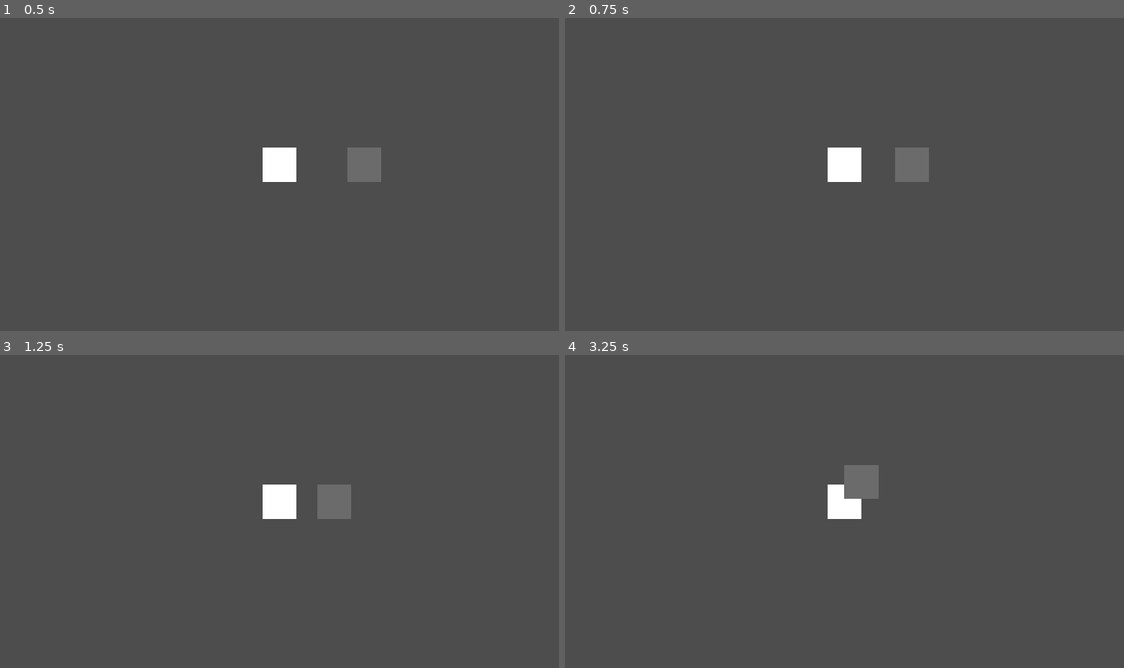
Above: before the commit, frames 1-4 (two rows, left to right).
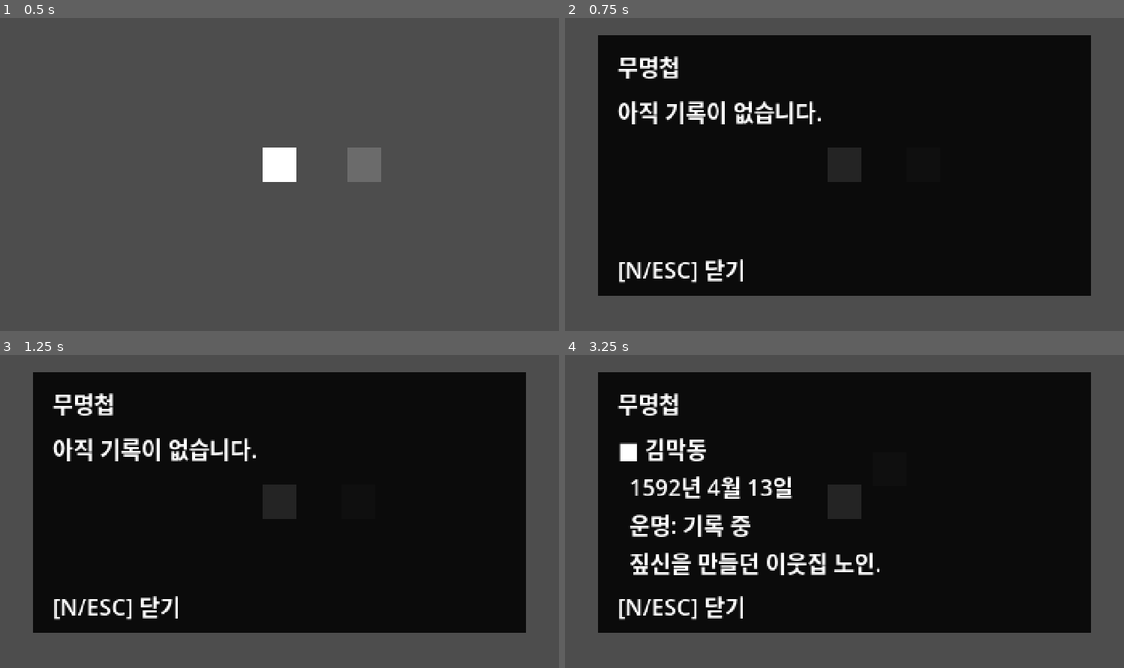
Above: after the commit, the same moments.

Repository: g23252a-svg/mumyeongrok
Game: Godot game, scene res://scenes/stages/test_room.tscn
Same seed, same stepped clock (60 frames per second), same inputs: the game is played once before the commit and once after it.
Inputs:
- Up to frame 1 (0.5 s): no input
- Up to frame 2 (0.75 s): tap Enter at 0.5 s; hold D from 0.53 s (still down); hold E from 0.53 s (still down); tap N at 0.6 s
- Up to frame 3 (1.25 s): keep holding D; keep holding E; tap Space at 0.77 s
- Up to frame 4 (3.25 s): release D at 1.28 s; release E at 1.28 s; hold S 1.28-2.03 s; tap E at 1.35 s; tap Space at 1.52, 3.02 s; tap N at 1.55, 3.05 s; hold D 2.03-2.78 s; hold E 2.03-2.78 s; tap J (attack) at 2.1 s; hold W from 2.78 s (still down); tap K (interact) at 2.85 s

Frame 1 is identical in both runs. In frame 2, 73% of the frame differs, in the area x 5-95%, y 5-89%; in frame 3, 73%; in frame 4, 73%.

Commit message:
v0.1: add notebook UI for recorded entries

Diff:
--- a/scenes/stages/test_room.tscn
+++ b/scenes/stages/test_room.tscn
@@ -1,9 +1,10 @@
-[gd_scene load_steps=9 format=3 uid="uid://b8vkxvsmwesu0"]
+[gd_scene load_steps=10 format=3 uid="uid://b8vkxvsmwesu0"]
 
 [ext_resource type="PackedScene" uid="uid://uqtjlp5ar27a" path="res://scenes/actors/player.tscn" id="1_lko3o"]
 [ext_resource type="Script" path="res://scripts/actors/camera_follow.gd" id="2_obux8"]
 [ext_resource type="PackedScene" uid="uid://bnxhol7ffe6lv" path="res://scenes/actors/npc.tscn" id="3_gphku"]
 [ext_resource type="PackedScene" uid="uid://b85eyeq21yh3c" path="res://scenes/ui/dialogue_box.tscn" id="5_0psg8"]
+[ext_resource type="PackedScene" uid="uid://c02gkkgwltw46" path="res://scenes/ui/notebook_ui.tscn" id="5_l63ce"]
 
 [sub_resource type="RectangleShape2D" id="RectangleShape2D_6egxa"]
 size = Vector2(400, 8)
@@ -47,3 +48,5 @@
 position = Vector2(60, 0)
 
 [node name="DialogueBox" parent="." instance=ExtResource("5_0psg8")]
+
+[node name="NotebookUI" parent="." instance=ExtResource("5_l63ce")]
--- /dev/null
+++ b/scenes/ui/notebook_ui.tscn
@@ -0,0 +1,36 @@
+[gd_scene load_steps=2 format=3 uid="uid://c02gkkgwltw46"]
+
+[ext_resource type="Script" path="res://scripts/ui/notebook_ui.gd" id="1_6lx7c"]
+
+[node name="NotebookUI" type="CanvasLayer"]
+script = ExtResource("1_6lx7c")
+
+[node name="Panel" type="ColorRect" parent="."]
+offset_left = 38.0
+offset_top = 28.0
+offset_right = 388.0
+offset_bottom = 213.0
+color = Color(0, 0, 0, 0.866667)
+
+[node name="TitleLabel" type="Label" parent="Panel"]
+layout_mode = 0
+offset_left = 14.0
+offset_top = 10.0
+offset_right = 334.0
+offset_bottom = 34.0
+text = "무명첩"
+
+[node name="EntryLabel" type="Label" parent="Panel"]
+offset_left = 14.0
+offset_top = 42.0
+offset_right = 334.0
+offset_bottom = 147.0
+text = "아직 기록이 없습니다."
+autowrap_mode = 2
+
+[node name="HintLabel" type="Label" parent="Panel"]
+offset_left = 14.0
+offset_top = 154.0
+offset_right = 334.0
+offset_bottom = 178.0
+text = "[N/ESC] 닫기"
--- /dev/null
+++ b/scripts/ui/notebook_ui.gd
@@ -0,0 +1,89 @@
+extends CanvasLayer
+
+@onready var panel: ColorRect = $Panel
+@onready var title_label: Label = $Panel/TitleLabel
+@onready var entry_label: Label = $Panel/EntryLabel
+@onready var hint_label: Label = $Panel/HintLabel
+
+var is_open: bool = false
+
+
+func _ready() -> void:
+	add_to_group("notebook_ui")
+
+	panel.visible = false
+
+	panel.position = Vector2(38, 28)
+	panel.size = Vector2(350, 185)
+	panel.color = Color(0, 0, 0, 0.86)
+
+	title_label.position = Vector2(14, 10)
+	title_label.size = Vector2(320, 24)
+	title_label.text = "무명첩"
+
+	entry_label.position = Vector2(14, 42)
+	entry_label.size = Vector2(320, 105)
+	entry_label.text = "아직 기록이 없습니다."
+	entry_label.autowrap_mode = TextServer.AUTOWRAP_WORD_SMART
+
+	hint_label.position = Vector2(14, 154)
+	hint_label.size = Vector2(320, 24)
+	hint_label.text = "[N/ESC] 닫기"
+
+
+func _unhandled_input(event: InputEvent) -> void:
+	if event is InputEventKey and event.pressed and not event.echo:
+		var keycode = event.keycode
+		var physical_keycode = event.physical_keycode
+
+		if keycode == KEY_N or physical_keycode == KEY_N:
+			toggle()
+			get_viewport().set_input_as_handled()
+
+		if is_open and (keycode == KEY_ESCAPE or physical_keycode == KEY_ESCAPE):
+			close()
+			get_viewport().set_input_as_handled()
+
+
+func toggle() -> void:
+	if is_open:
+		close()
+	else:
+		open()
+
+
+func open() -> void:
+	is_open = true
+	panel.visible = true
+	_refresh_entries()
+
+	var player = get_tree().get_first_node_in_group("player")
+	if player != null and player.has_method("lock"):
+		player.lock()
+
+
+func close() -> void:
+	is_open = false
+	panel.visible = false
+
+	var player = get_tree().get_first_node_in_group("player")
+	if player != null and player.has_method("unlock"):
+		player.unlock()
+
+
+func _refresh_entries() -> void:
+	var entries = NotebookSystem.get_all_entries()
+
+	if entries.is_empty():
+		entry_label.text = "아직 기록이 없습니다."
+		return
+
+	var text := ""
+
+	for e in entries:
+		text += "■ " + str(e["name"]) + "\n"
+		text += "  " + str(e["date"]) + "\n"
+		text += "  운명: " + str(e["fate"]) + "\n"
+		text += "  " + str(e["description"]) + "\n\n"
+
+	entry_label.text = text.strip_edges()
